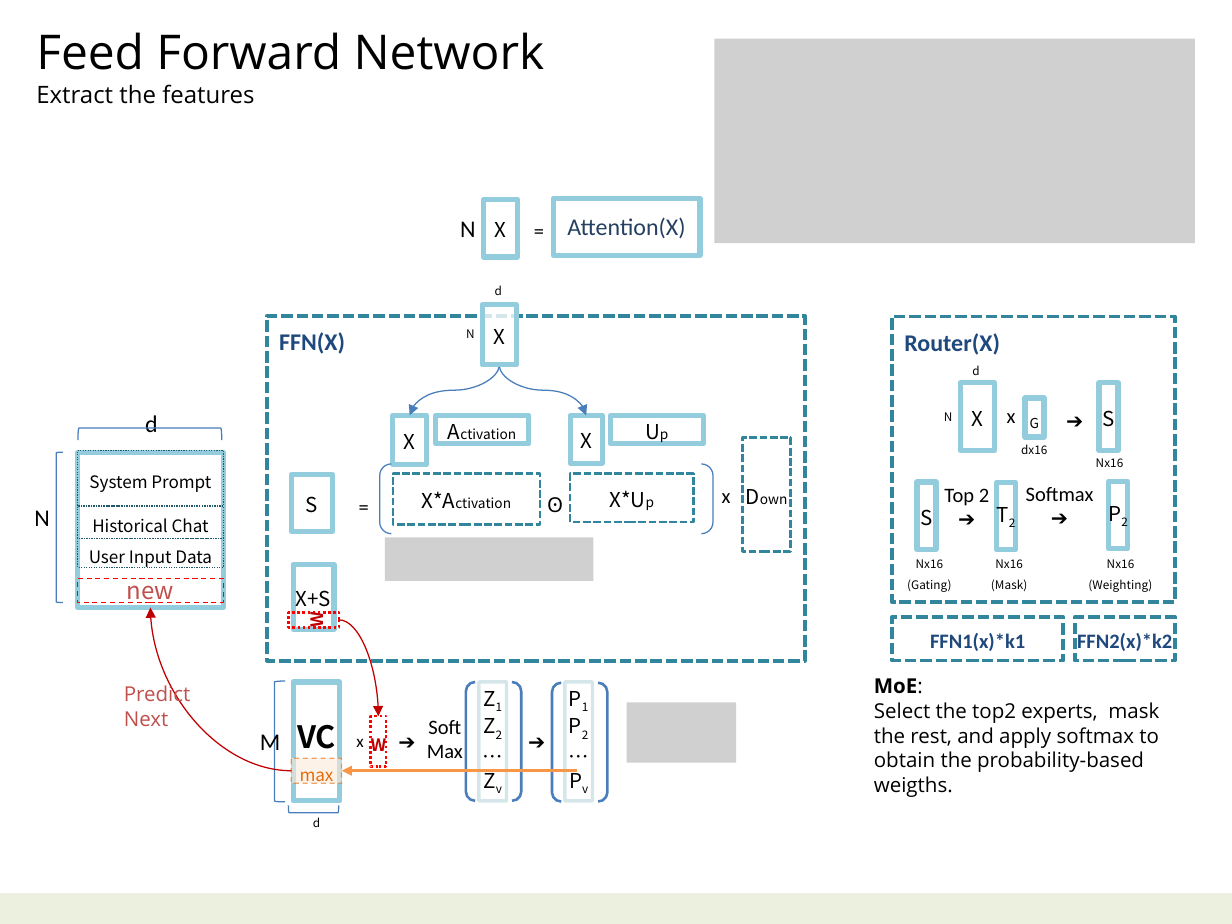
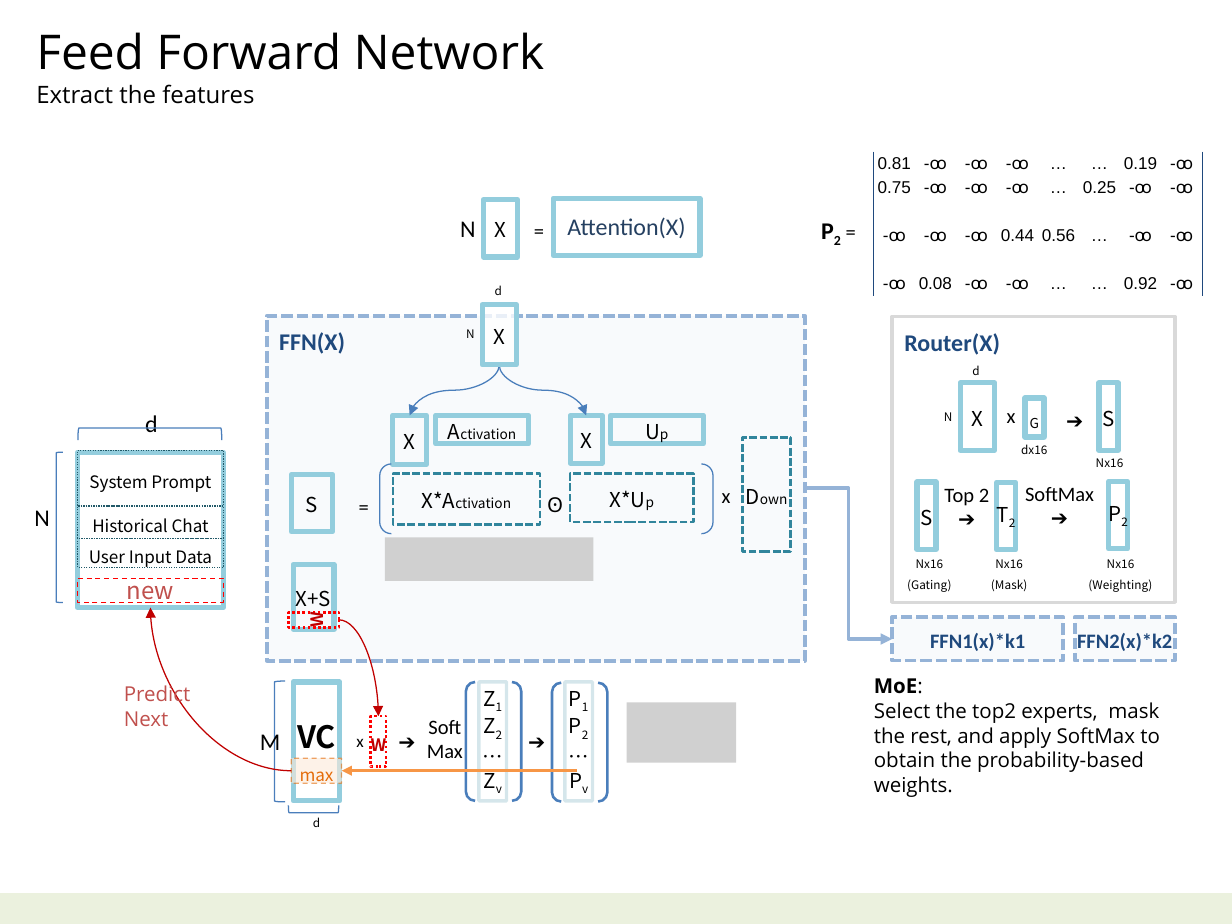
Before and after one commit to navibator/crazy-ai, a slide deck: slide 10 of ai.pptx. Drawn at 1232x924 pixels with LibreOffice and Linux fonts; fonts in the diff are those of the drawing; grey boxes stand for pictures. Boxes give left, top, right and bottom in pixels: in the first picture for what was removed or moved away, otherwise in the second. Text is boxed around its words. In the diff, an @@ line names an element or a change of style, - is before the commit and + after.

```diff
--- a/ai.pptx
+++ b/ai.pptx
@@ picture removed at <box>715,38,1195,243</box> @@
@@ table added at <box>873,152,1199,296</box>, 6 rows, 8 columns @@
+0.81 | -ꚙ | -ꚙ | -ꚙ | … | … | 0.19 | -ꚙ
+0.75 | -ꚙ | -ꚙ | -ꚙ | … | 0.25 | -ꚙ | -ꚙ
+ |  |  |  |  |  |  | 
+-ꚙ | -ꚙ | -ꚙ | 0.44 | 0.56 | … | -ꚙ | -ꚙ
+ |  |  |  |  |  |  | 
+-ꚙ | 0.08 | -ꚙ | -ꚙ | … | … | 0.92 | -ꚙ
@@ text added at <box>809,196,866,267</box>, 14 pt, text #000000, bold @@
+P2 =
@@ rectangle "Router(X)" at <box>892,317,1175,602</box>: fill none to #FFFFFF; outline #31859C 2.25 pt dashed to #D9D9D9 2 pt @@
@@ elbow arrow added from (804, 488) to (892, 639), #95B3D7 2.25 pt @@
@@ text at <box>1025,487,1094,501</box>: text changed @@
-Softmax
-➔
+SoftMax
+➔
@@ fill none to #DCE6F2 at 20% opacity; outline #31859C 2.25 pt dashed to #95B3D7 2.25 pt dashed in 3 elements at <box>267,315,806,660</box>, <box>892,617,1063,660</box>, <box>1074,617,1174,660</box> @@
@@ text at <box>874,702,1160,797</box>: text changed @@
-Select the top2 experts, mask the rest, and apply softmax to obtain the probability-based weigths.
+Select the top2 experts, mask the rest, and apply SoftMax to obtain the probability-based weights.
```
Also in this commit, not shown: 4 other slides changed, 1 slide added, 5 slides removed, 2 other files.
